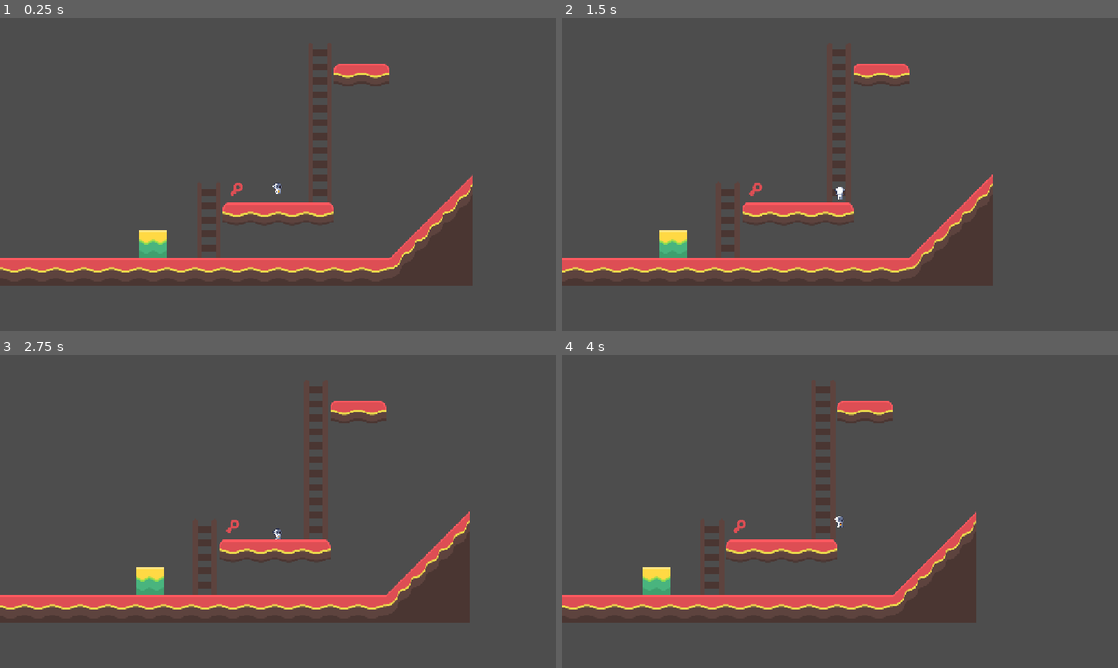
Above: before the commit, frames 1-4 (two rows, left to right).
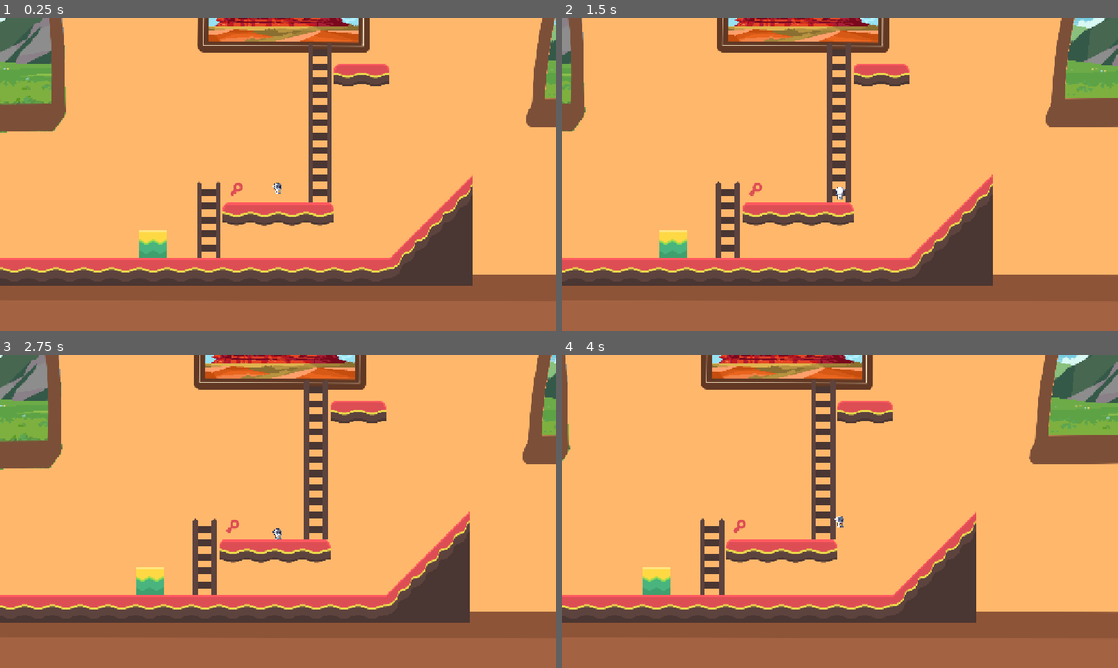
Above: after the commit, the same moments.

Repository: Fantasiel/GameJam25
Game: Godot game, scene res://scenes/levels/test.tscn
The game is run twice, just before and just after one commit, with the same random seed, the same clock (stepped at 60 frames per second) and the same inputs.
Inputs:
- Up to frame 1 (0.25 s): no input
- Up to frame 2 (1.5 s): hold Right (move_right) from 0.53 s (still down); tap Delete (die) at 0.6 s; tap Space (jump) at 0.77 s; tap F (interact) at 1.35 s
- Up to frame 3 (2.75 s): tap Space (jump) at 1.52 s; release Right (move_right) at 2.03 s; hold Left (move_left) from 2.03 s (still down); tap Ctrl (replay) at 2.1 s
- Up to frame 4 (4 s): release Left (move_left) at 2.78 s; hold Right (move_right) from 2.78 s (still down); tap Delete (die) at 2.85 s; tap Space (jump) at 3.02, 3.77 s; tap F (interact) at 3.6 s

The runs differ from the first frame. In frame 1, 86% of the frame differs, in the area x 0-100%, y 0-100%; in frame 2, 86%; in frame 3, 86%; in frame 4, 87%.

Commit message:
Add background to test level

Diff:
--- a/scenes/levels/test.tscn
+++ b/scenes/levels/test.tscn
@@ -1,7 +1,9 @@
-[gd_scene load_steps=9 format=4 uid="uid://181c60os5u0y"]
+[gd_scene load_steps=11 format=4 uid="uid://181c60os5u0y"]
 
 [ext_resource type="Texture2D" uid="uid://c3a04jpufflu2" path="res://art/tilesheet_complete.png" id="1_52kye"]
 [ext_resource type="PackedScene" uid="uid://pk521wn71ktd" path="res://scenes/cat/cat.tscn" id="1_8153q"]
+[ext_resource type="Texture2D" uid="uid://bg5edorgq3hrt" path="res://art/Livingroom_1_View.png" id="1_uyl1e"]
+[ext_resource type="Texture2D" uid="uid://bo8xwxqad2txg" path="res://art/Livingroom_1.png" id="2_7115g"]
 
 [sub_resource type="TileSetAtlasSource" id="TileSetAtlasSource_yp2xm"]
 texture = ExtResource("1_52kye")
@@ -410,6 +412,22 @@
 
 [node name="Test" type="Node2D"]
 
+[node name="BackgroundMountain" type="TextureRect" parent="."]
+offset_left = -2747.0
+offset_top = -905.0
+offset_right = 5445.0
+offset_bottom = 735.0
+texture = ExtResource("1_uyl1e")
+stretch_mode = 2
+
+[node name="BackgroundWall" type="TextureRect" parent="."]
+offset_left = -2733.0
+offset_top = -913.0
+offset_right = 5459.0
+offset_bottom = 727.0
+texture = ExtResource("2_7115g")
+stretch_mode = 2
+
 [node name="TileMapLayer" type="TileMapLayer" parent="."]
 tile_map_data = PackedByteArray("AAD+/wEAAAAFAAAAAAD//wEAAAAGAAAAAAAAAAEAAAAGAAAAAAABAAEAAAAHAAAAAAACAAMAAAACAAAAAAABAA …(560 unchanged characters)…
 tile_set = SubResource("TileSet_qgfly")
Not shown: 1 places in scenes/button.tscn that only renumber resources
